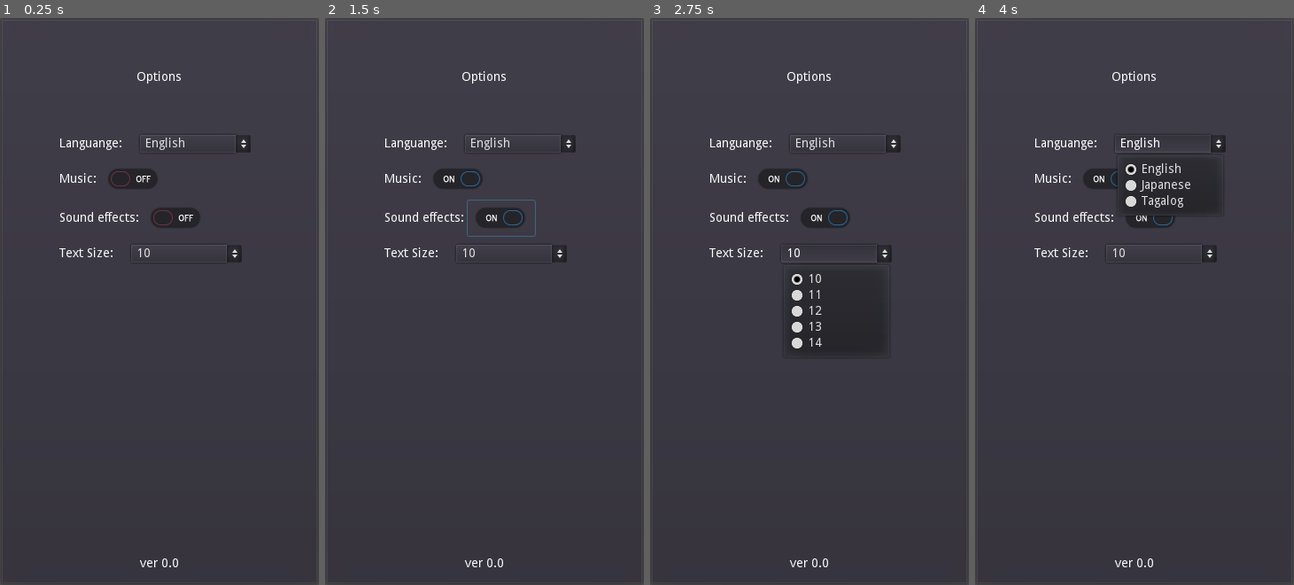
Above: before the commit, frames 1-4 (left to right).
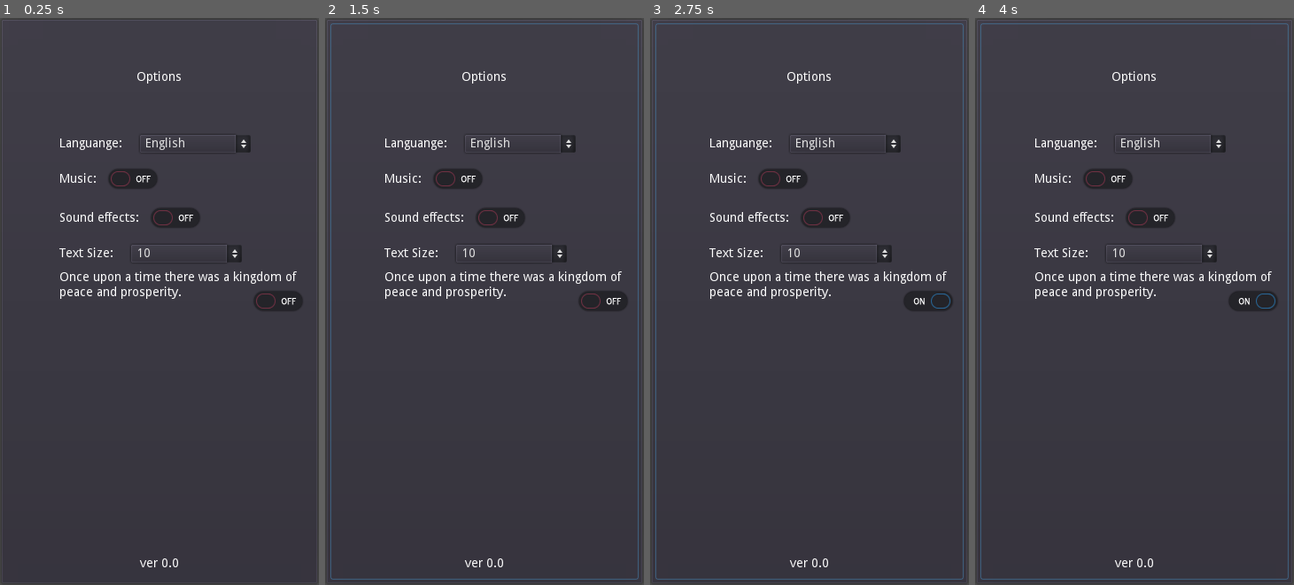
Above: after the commit, the same moments.

Repository: philipuriarte/A-Churchyard-of-Orphans
Game: Godot game, scene res://scenes/options_screen.tscn
The game is run twice, just before and just after one commit, with the same random seed, the same clock (stepped at 60 frames per second) and the same inputs. This scene is started directly instead of the project's main scene.
Inputs (mouse positions are in pixels of both pictures, inside the frame that each line leads up to):
- Up to frame 1 (0.25 s): no input
- Up to frame 2 (1.5 s): click (458, 176) at 0.5 s; click (500, 216) at 1.25 s
- Up to frame 3 (2.75 s): click "10" at 2 s
- Up to frame 4 (4 s): click "English" at 2.75 s; click "English" at 3.5 s

The runs differ from the first frame. In frame 1, 1.2% of the frame differs, in the area x 18-95%, y 44-52%; in frame 2, 2.4%; in frame 3, 2.6%; in frame 4, 3.3%, in the area x 1-99%, y 0-100%.

Commit message:
Add TextContainer to contain Text and TestText nodes

Diff:
--- a/scenes/options_screen.tscn
+++ b/scenes/options_screen.tscn
@@ -63,55 +63,61 @@
 items = [ "English", null, false, 0, null, "Japanese", null, false, 1, null, "Tagalog", null, false, 2, null ]
 selected = 0
 
-[node name="Music&Sounds" type="VBoxContainer" parent="MarginContainer/MainCointainer/OptionsMargin/OptionsContainer"]
+[node name="MusicContainer" type="VBoxContainer" parent="MarginContainer/MainCointainer/OptionsMargin/OptionsContainer"]
 margin_top = 30.0
 margin_right = 276.0
 margin_bottom = 114.0
 
-[node name="Music" type="HBoxContainer" parent="MarginContainer/MainCointainer/OptionsMargin/OptionsContainer/Music&Sounds"]
+[node name="Music" type="HBoxContainer" parent="MarginContainer/MainCointainer/OptionsMargin/OptionsContainer/MusicContainer"]
 margin_right = 276.0
 margin_bottom = 40.0
 
-[node name="MusicLabel" type="Label" parent="MarginContainer/MainCointainer/OptionsMargin/OptionsContainer/Music&Sounds/Music"]
+[node name="MusicLabel" type="Label" parent="MarginContainer/MainCointainer/OptionsMargin/OptionsContainer/MusicContainer/Music"]
 margin_top = 13.0
 margin_right = 42.0
 margin_bottom = 27.0
 text = "Music:"
 
 [node name="MusicButton" type="CheckButton" parent="MarginContainer/MainCointainer/OptionsMargin/OptionsContainer/Music&Sounds/Music"]
+[node name="MusicButton" type="CheckButton" parent="MarginContainer/MainCointainer/OptionsMargin/OptionsContainer/MusicContainer/Music"]
 margin_left = 46.0
 margin_right = 122.0
 margin_bottom = 40.0
 
-[node name="Sounds" type="HBoxContainer" parent="MarginContainer/MainCointainer/OptionsMargin/OptionsContainer/Music&Sounds"]
+[node name="Sounds" type="HBoxContainer" parent="MarginContainer/MainCointainer/OptionsMargin/OptionsContainer/MusicContainer"]
 margin_top = 44.0
 margin_right = 276.0
 margin_bottom = 84.0
 
-[node name="SoundsLabel" type="Label" parent="MarginContainer/MainCointainer/OptionsMargin/OptionsContainer/Music&Sounds/Sounds"]
+[node name="SoundsLabel" type="Label" parent="MarginContainer/MainCointainer/OptionsMargin/OptionsContainer/MusicContainer/Sounds"]
 margin_top = 13.0
 margin_right = 90.0
 margin_bottom = 27.0
 text = "Sound effects:"
 
-[node name="SoundsButton" type="CheckButton" parent="MarginContainer/MainCointainer/OptionsMargin/OptionsContainer/Music&Sounds/Sounds"]
+[node name="SoundsButton" type="CheckButton" parent="MarginContainer/MainCointainer/OptionsMargin/OptionsContainer/MusicContainer/Sounds"]
 margin_left = 94.0
 margin_right = 170.0
 margin_bottom = 40.0
 
-[node name="Text" type="HBoxContainer" parent="MarginContainer/MainCointainer/OptionsMargin/OptionsContainer"]
+[node name="Text" type="VBoxContainer" parent="MarginContainer/MainCointainer/OptionsMargin/OptionsContainer"]
 margin_top = 124.0
 margin_right = 276.0
-margin_bottom = 144.0
+margin_bottom = 185.0
+custom_constants/separation = 10
+
+[node name="TextSize" type="HBoxContainer" parent="MarginContainer/MainCointainer/OptionsMargin/OptionsContainer/Text"]
+margin_right = 276.0
+margin_bottom = 20.0
 custom_constants/separation = 20
 
-[node name="TextLabel" type="Label" parent="MarginContainer/MainCointainer/OptionsMargin/OptionsContainer/Text"]
+[node name="TextLabel" type="Label" parent="MarginContainer/MainCointainer/OptionsMargin/OptionsContainer/Text/TextSize"]
 margin_top = 3.0
 margin_right = 61.0
 margin_bottom = 17.0
 text = "Text Size:"
 
-[node name="TextOptions" type="OptionButton" parent="MarginContainer/MainCointainer/OptionsMargin/OptionsContainer/Text"]
+[node name="TextOptions" type="OptionButton" parent="MarginContainer/MainCointainer/OptionsMargin/OptionsContainer/Text/TextSize"]
 margin_left = 81.0
 margin_right = 206.0
 margin_bottom = 20.0
@@ -120,6 +126,13 @@
 items = [ "10", null, false, 0, null, "11", null, false, 1, null, "12", null, false, 2, null, "13", null, false, 3, null, "14", null, false, 4, null ]
 selected = 0
 
+[node name="TextText" type="Label" parent="MarginContainer/MainCointainer/OptionsMargin/OptionsContainer/Text"]
+margin_top = 30.0
+margin_right = 276.0
+margin_bottom = 61.0
+text = "Once upon a time there was a kingdom of peace and prosperity."
+autowrap = true
+
 [node name="BottomText" type="Label" parent="MarginContainer/MainCointainer"]
 margin_top = 592.0
 margin_right = 326.0
